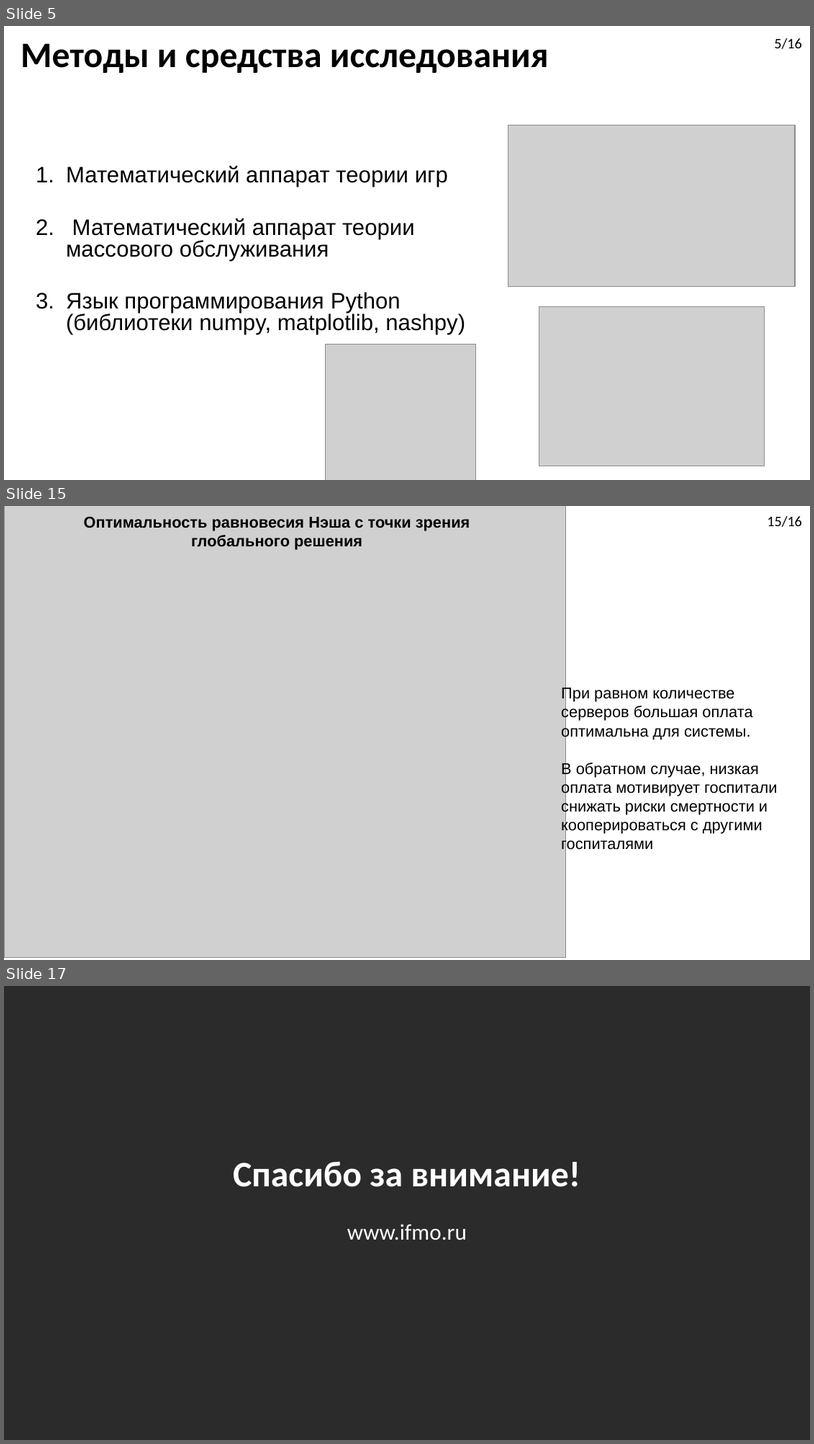
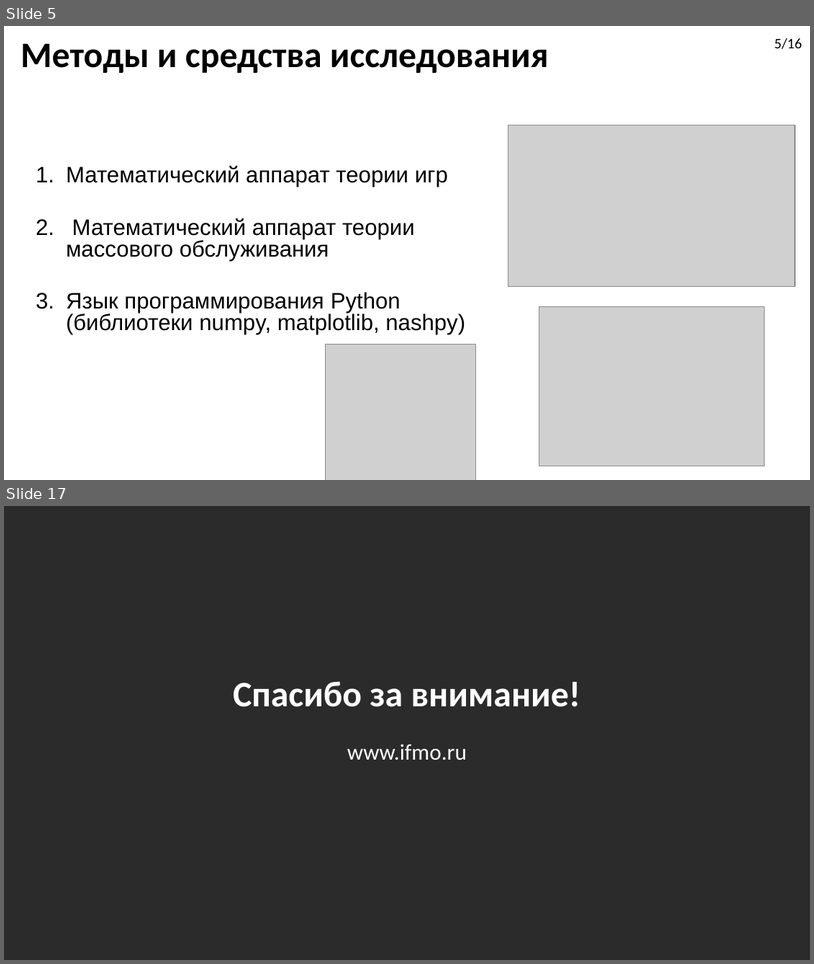
Before and after one commit to DimaStoyanov/Ambulance-Dispatching, a slide deck: Diplom_Presentation.pptx. Shown one above the other, each under a label of ours: slides 5, 15 and 17 before the commit, slides 5 and 17 after it; the slides between them are not shown. The pictures are 814x1444 and 814x964 pixels, drawn with LibreOffice and Linux fonts; fonts in the diff are those of the drawing; grey boxes stand for pictures; background and template pictures are left out; a plain dark background stands for a picture behind light text. Boxes give left, top, right and bottom in pixels: in the first picture for what was removed or moved away, otherwise in the second. Text is boxed around its words. In the diff, an @@ line names an element or a change of style, - is before the commit and + after.

```diff
--- a/Diplom_Presentation.pptx
+++ b/Diplom_Presentation.pptx
@@ slide 15 removed at bbox=[4, 506, 810, 960], background picture (left out) @@
@@ picture removed at bbox=[4, 506, 566, 957] @@
@@ text removed at bbox=[84, 517, 471, 550] @@
-Оптимальность равновесия Нэша с точки зрения глобального решения
@@ text removed at bbox=[767, 516, 802, 527] @@
-15/16
@@ text removed at bbox=[561, 686, 777, 852] @@
-При равном количестве серверов большая оплата оптимальна для системы.
-В обратном случае, низкая оплата мотивирует госпитали снижать риски смертности и кооперироваться с другими госпиталями
```
Also in this commit, not shown: 7 slides changed, 6 slides added, 5 other slides removed, 5 other files.
